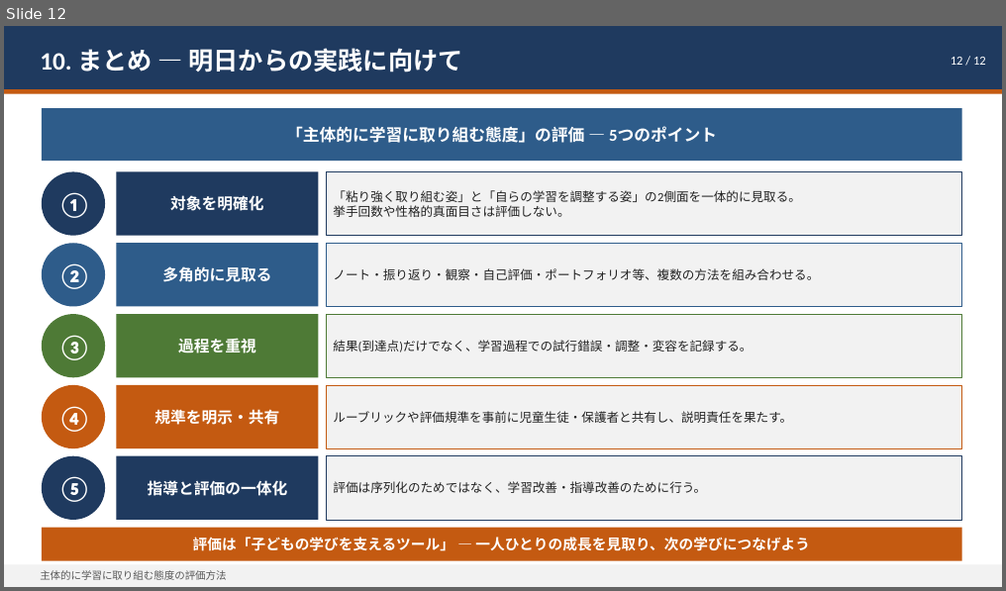
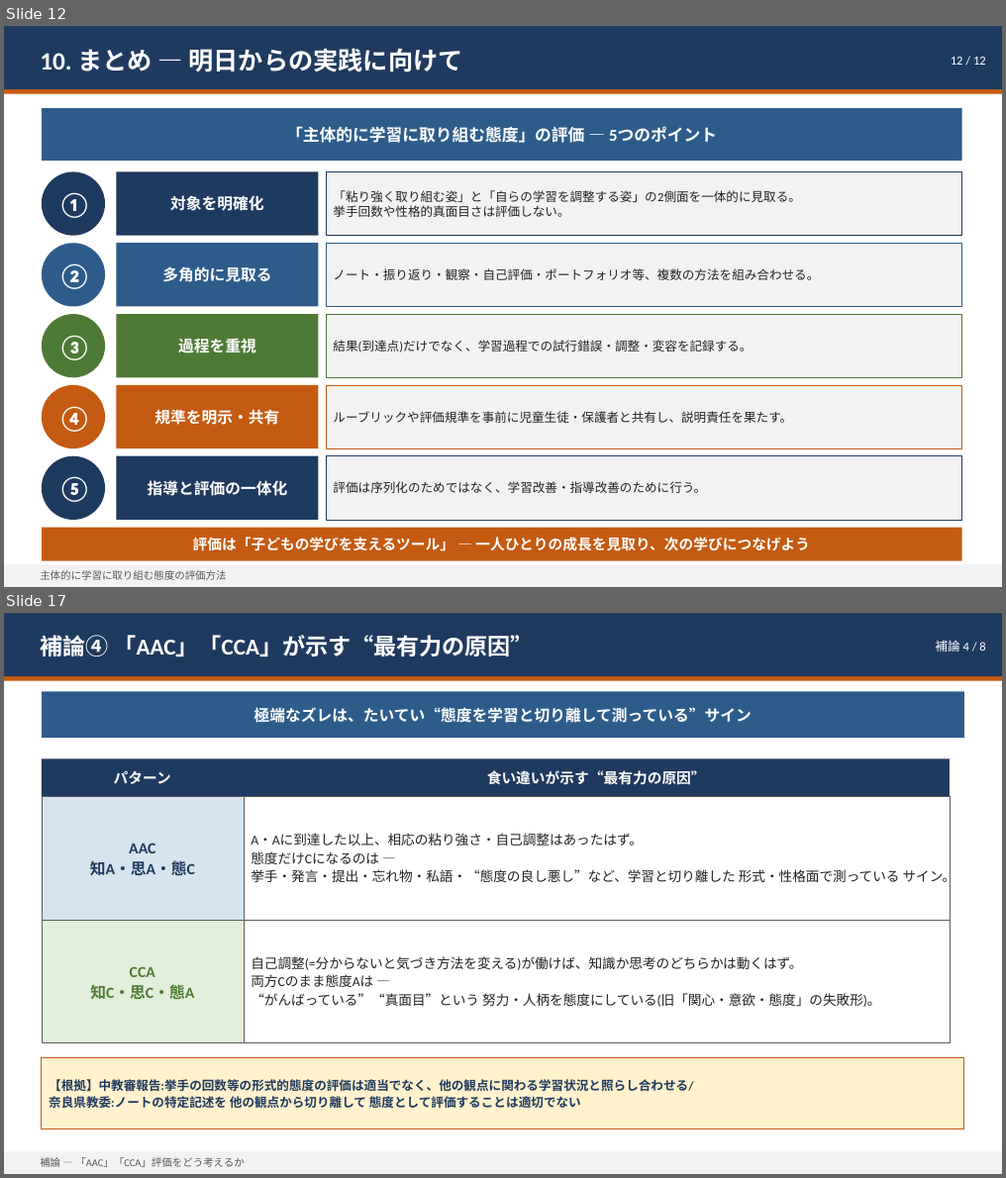
Before and after one commit to contynet730-star/con30, a slide deck: 主体的に学習に取り組む態度の評価方法.pptx. Shown one above the other, each under a label of ours: slide 12 before the commit, slides 12 and 17 after it; the slides between them are not shown. The pictures are 1006x591 and 1006x1178 pixels, drawn with LibreOffice and Linux fonts; fonts in the diff are those of the drawing. Boxes give left, top, right and bottom in pixels: in the first picture for what was removed or moved away, otherwise in the second. Text is boxed around its words. In the diff, an @@ line names an element or a change of style, - is before the commit and + after.

```diff
--- a/主体的に学習に取り組む態度の評価方法.pptx
+++ b/主体的に学習に取り組む態度の評価方法.pptx
@@ slide 17 added at [4, 613, 1002, 1174], background #FFFFFF @@
@@ rectangle added at [4, 613, 1002, 676], fill #1F3A5F @@
@@ text added at [40, 635, 534, 657], 22 pt, text #FFFFFF, bold @@
+補論④ 「AAC」「CCA」が示す“最有力の原因”
@@ text added at [936, 640, 985, 652], 12 pt, text #FFFFFF @@
+補論 4 / 8
@@ rectangle added at [4, 676, 1002, 681], fill #C45A11 @@
@@ rectangle added at [42, 691, 964, 738], fill #2E5C8A, 15 pt, text #FFFFFF, bold @@
+極端なズレは、たいてい“態度を学習と切り離して測っている”サイン
@@ rectangle added at [42, 759, 244, 796], fill #1F3A5F, 14 pt, text #FFFFFF, bold @@
+パターン
@@ rectangle added at [244, 759, 949, 796], fill #1F3A5F, 14 pt, text #FFFFFF, bold @@
+食い違いが示す“最有力の原因”
@@ rectangle added at [42, 796, 244, 920], fill #D6E4F0, outline #595959 0.5 pt, 15 pt, text #1F3A5F, bold @@
+AAC
+知A・思A・態C
@@ rectangle added at [244, 796, 949, 920], fill #FFFFFF, outline #595959 0.5 pt, 13 pt, text #222222 @@
+A・Aに到達した以上、相応の粘り強さ・自己調整はあったはず。
+態度だけCになるのは ―
+挙手・発言・提出・忘れ物・私語・“態度の良し悪し”など、学習と切り離した 形式・性格面で測っている サイン。
@@ rectangle added at [42, 920, 244, 1044], fill #E2EFDA, outline #595959 0.5 pt, 15 pt, text #4E7A36, bold @@
+CCA
+知C・思C・態A
@@ rectangle added at [244, 920, 949, 1044], fill #FFFFFF, outline #595959 0.5 pt, 13 pt, text #222222 @@
+自己調整(=分からないと気づき方法を変える)が働けば、知識か思考のどちらかは動くはず。
+両方Cのまま態度Aは ―
+“がんばっている”“真面目”という 努力・人柄を態度にしている(旧「関心・意欲・態度」の失敗形)。
@@ rectangle added at [42, 1059, 964, 1130], fill #FFF2CC, outline #C45A11 1 pt, 12 pt, text #1F3A5F, bold @@
+【根拠】中教審報告:挙手の回数等の形式的態度の評価は適当でなく、他の観点に関わる学習状況と照らし合わせる/
+奈良県教委:ノートの特定記述を 他の観点から切り離して 態度として評価することは適切でない
@@ rectangle added at [4, 1152, 1002, 1174], fill #F2F2F2 @@
@@ text added at [40, 1157, 245, 1167], 10 pt, text #595959 @@
+補論 ― 「AAC」「CCA」評価をどう考えるか
```
Also in this commit, not shown: 8 other slides added.
